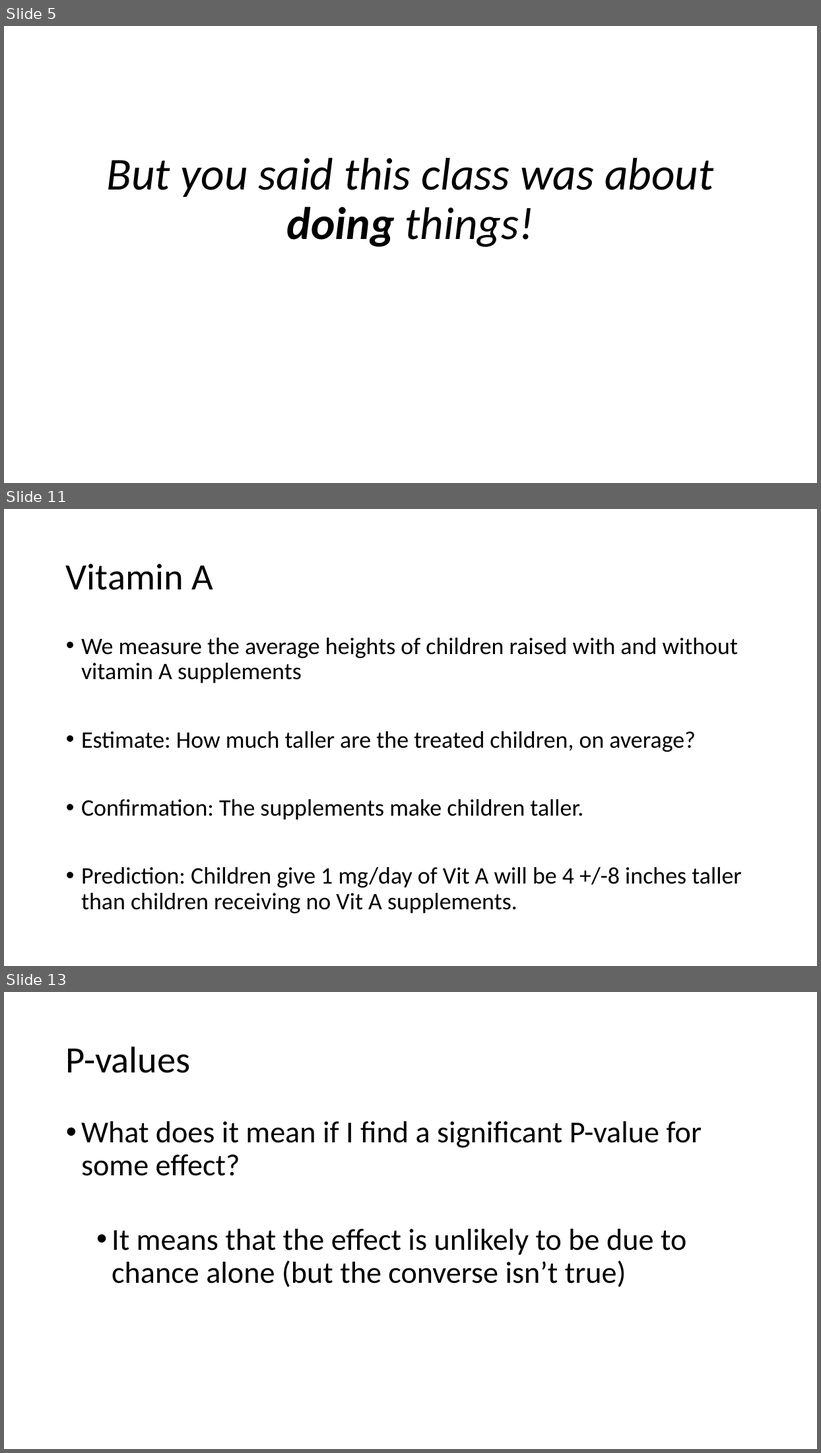
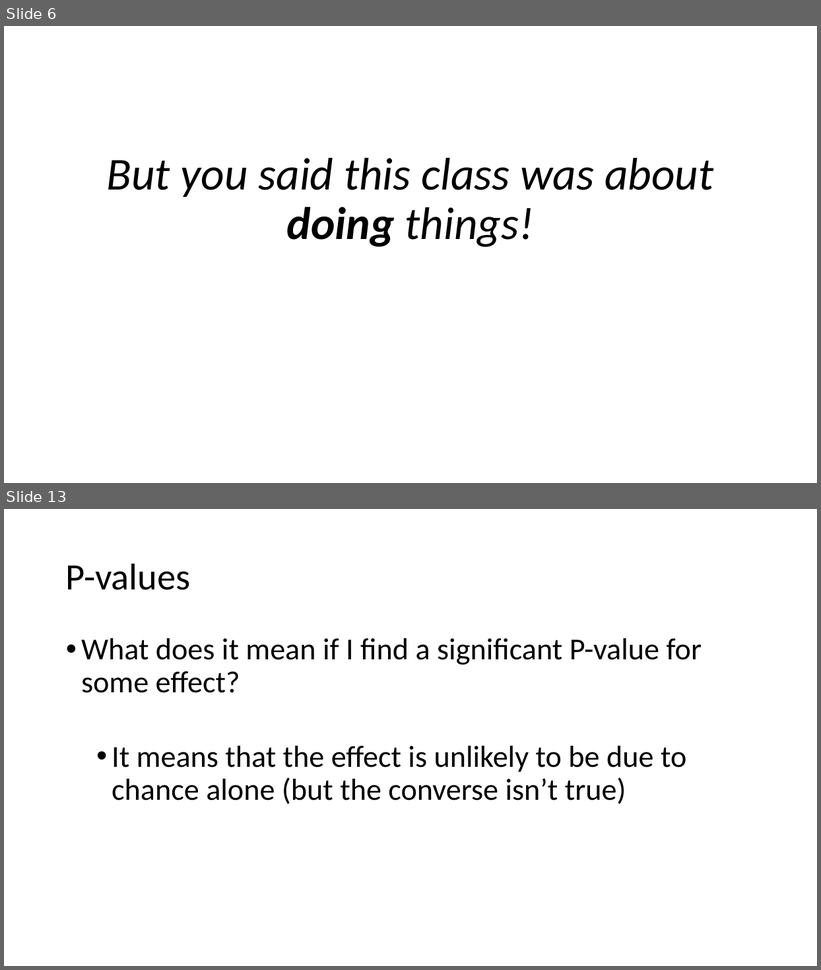
Before and after one commit to VTQuantMethodsEEB/klangwig, a slide deck: lectures/week_4_philosophy/le4_statistical_philosophy.pptx. Shown one above the other, each under a label of ours: slides 5, 11 and 13 before the commit, slides 6 and 13 after it; the slides between them are not shown. The pictures are 821x1453 and 821x970 pixels, drawn with LibreOffice and Linux fonts; fonts in the diff are those of the drawing. Boxes give left, top, right and bottom in pixels: in the first picture for what was removed or moved away, otherwise in the second. Text is boxed around its words. In the diff, an @@ line names an element or a change of style, - is before the commit and + after.

```diff
--- a/lectures/week_4_philosophy/le4_statistical_philosophy.pptx
+++ b/lectures/week_4_philosophy/le4_statistical_philosophy.pptx
@@ slide 11 removed at (x1=4, y1=509, x2=817, y2=966), background #FFFFFF @@
@@ title removed at (x1=66, y1=564, x2=214, y2=590) @@
-Vitamin A
@@ text removed at (x1=81, y1=638, x2=742, y2=914) @@
-• We measure the average heights of children raised with and without vitamin A supplements
-• Estimate: How much taller are the treated children, on average?
-• Confirmation: The supplements make children taller.
-• Prediction: Children give 1 mg/day of Vit A will be 4 +/-8 inches taller than children receiving no Vit A supplements.
@@ what was slide 5 is now slide 6 @@
```
Also in this commit, not shown: 6 slides changed, 2 slides added, 1 other slide removed.
